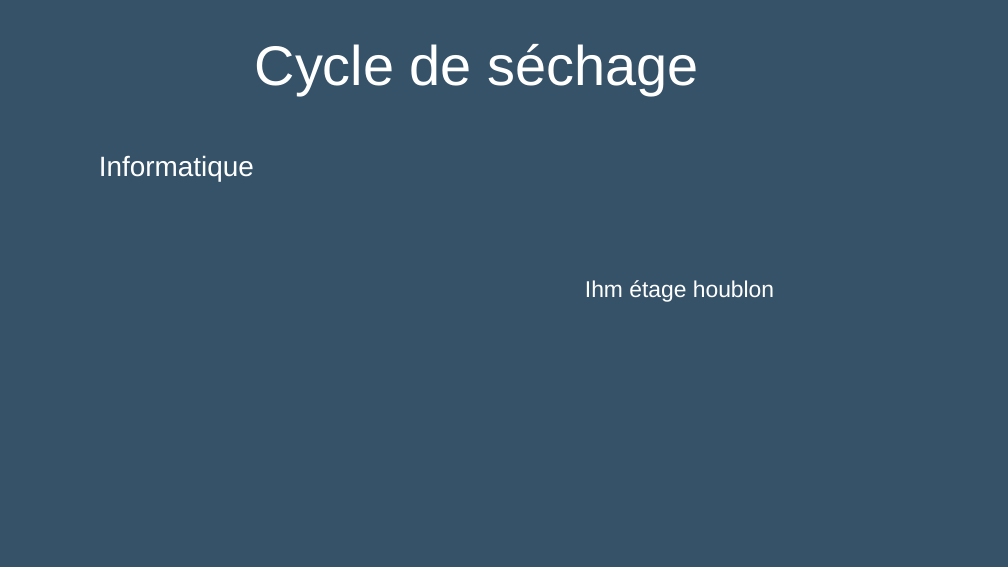
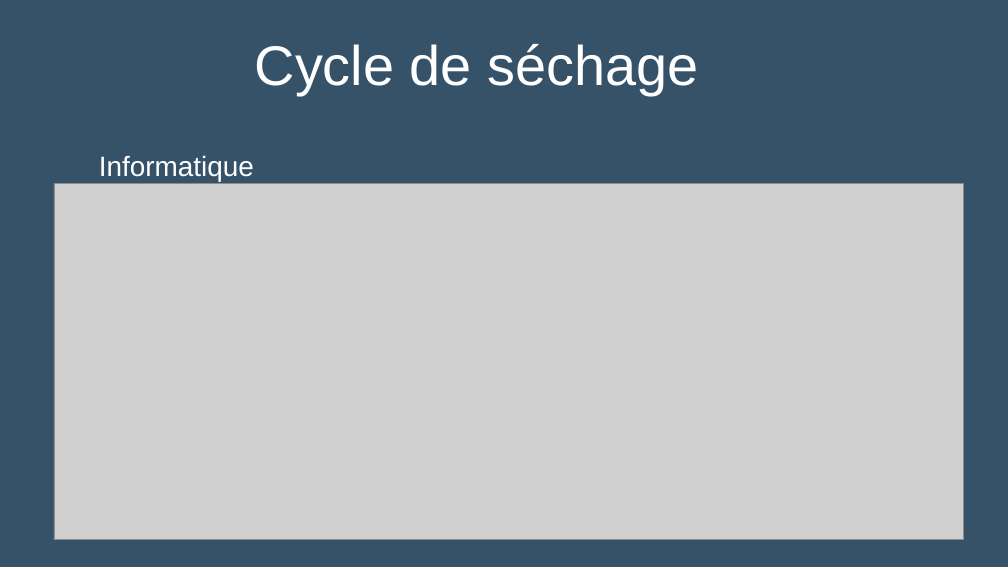
Before and after one commit to Sauvage89/sechoir-houblon, a slide deck: slide 4 of doc/diaporama/revue3/00-revue_commune.odp. Drawn at 1008x567 pixels with LibreOffice and Linux fonts; fonts in the diff are those of the drawing; grey boxes stand for pictures. Boxes give left, top, right and bottom in pixels: in the first picture for what was removed or moved away, otherwise in the second. Text is boxed around its words. In the diff, an @@ line names an element or a change of style, - is before the commit and + after.

```diff
--- a/doc/diaporama/revue3/00-revue_commune.odp
+++ b/doc/diaporama/revue3/00-revue_commune.odp
@@ picture added at box(54, 184, 964, 541) @@
@@ text removed at box(585, 280, 774, 302) @@
-Ihm étage houblon
```
Also in this commit, not shown: 3 other files.
